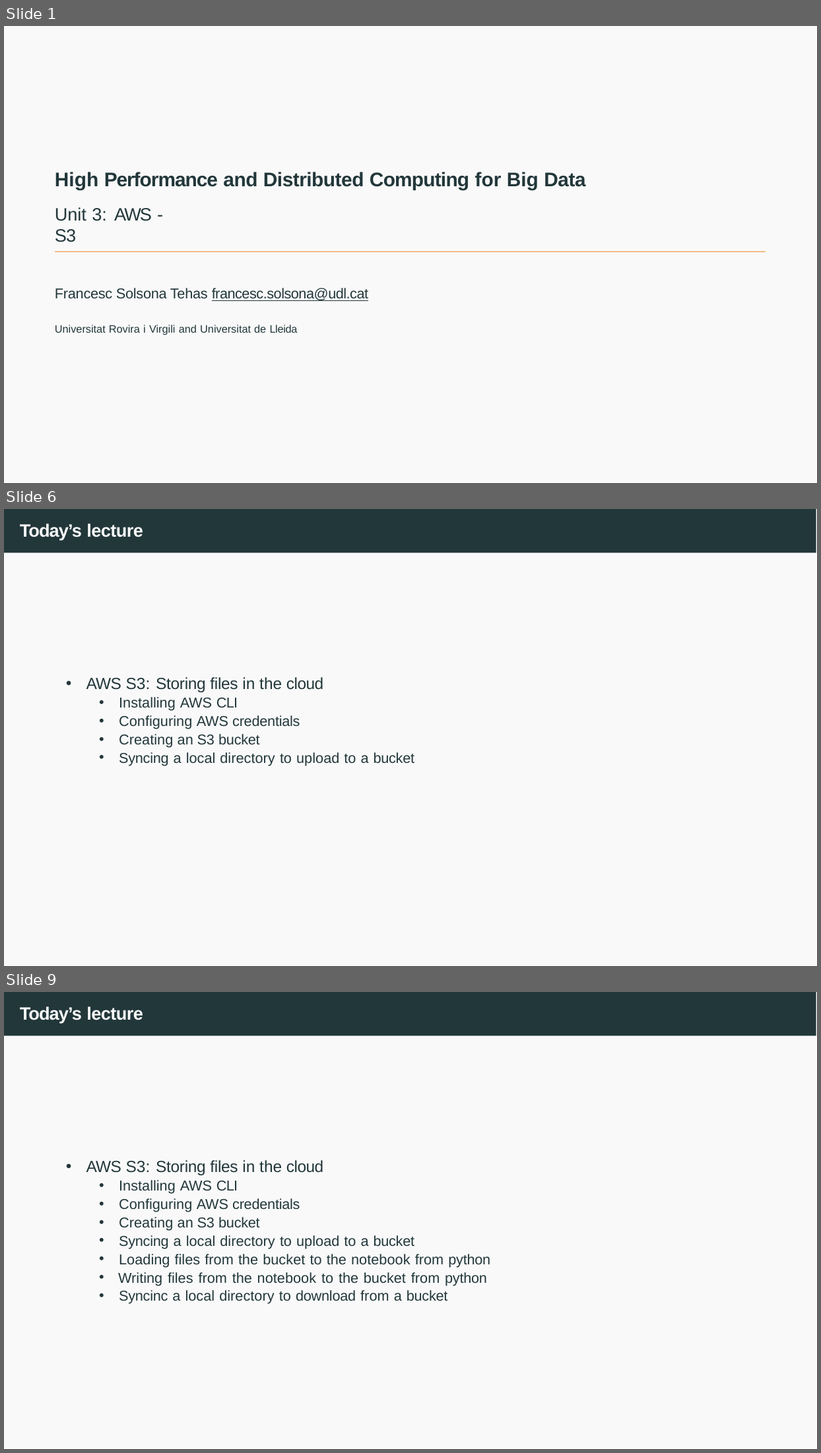
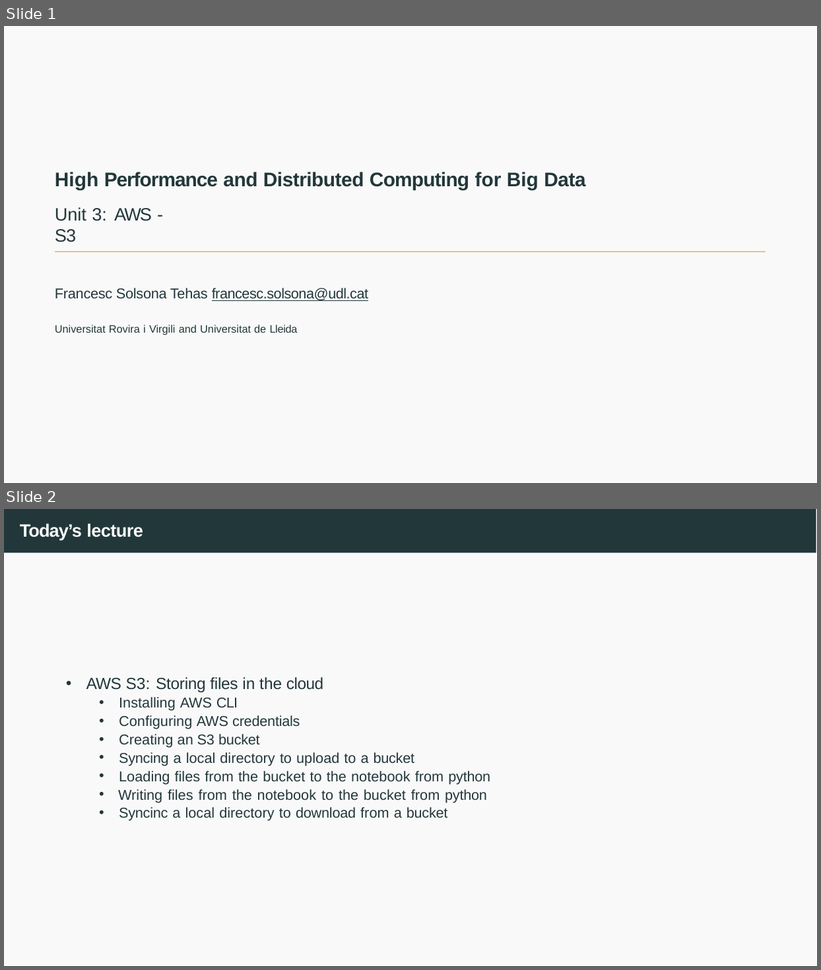
Before and after one commit to joanpaucm/HPDCB, a slide deck: src/slides/Session 4 - AWS S3-2026.pptx. Shown one above the other, each under a label of ours: slides 1, 6 and 9 before the commit, slides 1 and 2 after it; the slides between them are not shown. The pictures are 821x1453 and 821x970 pixels, drawn with LibreOffice and Linux fonts; fonts in the diff are those of the drawing. Boxes give left, top, right and bottom in pixels: in the first picture for what was removed or moved away, otherwise in the second. Text is boxed around its words. In the diff, an @@ line names an element or a change of style, - is before the commit and + after.

```diff
--- a/src/slides/Session 4 - AWS S3-2026.pptx
+++ b/src/slides/Session 4 - AWS S3-2026.pptx
@@ slide 6 removed at <box>4,509,817,966</box>, background #FFFFFF; not listed: 2 template elements that a slide beside it also shows @@
@@ title removed at <box>20,524,143,540</box> @@
-Today’s lecture
@@ text removed at <box>86,677,415,766</box> @@
-• AWS S3: Storing files in the cloud
-  • Installing AWS CLI
-  • Configuring AWS credentials
-  • Creating an S3 bucket
-  • Syncing a local directory to upload to a bucket
@@ what was slide 9 is now slide 2 @@
```
Also in this commit, not shown: 1 slide changed, 16 other slides removed, 3 other files.
